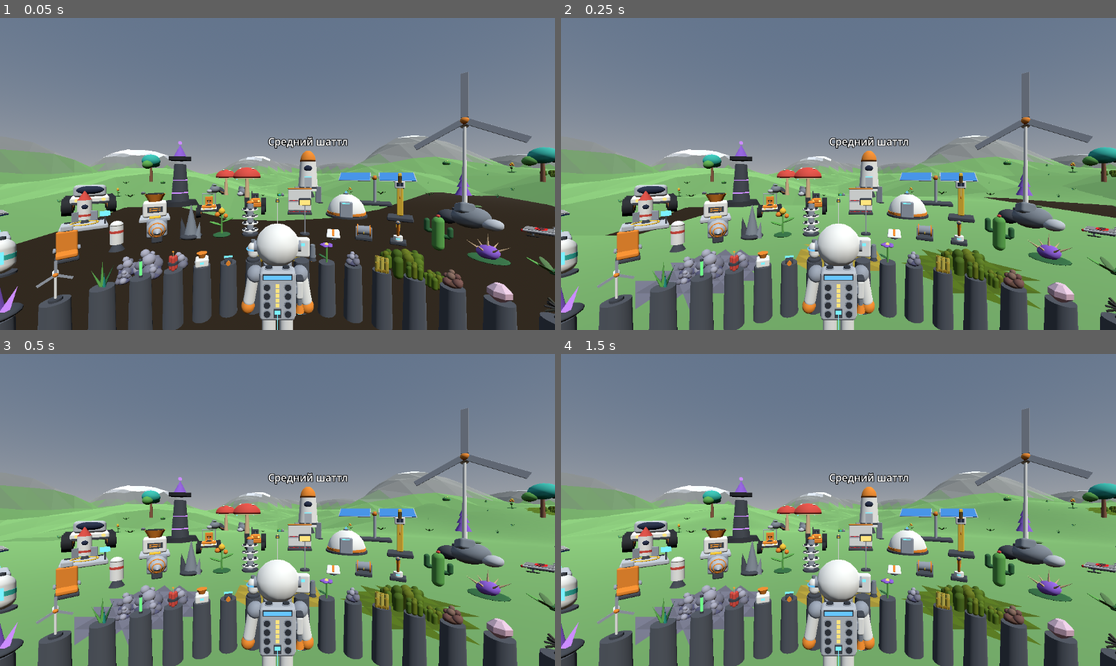
Above: before the commit, frames 1-4 (two rows, left to right).
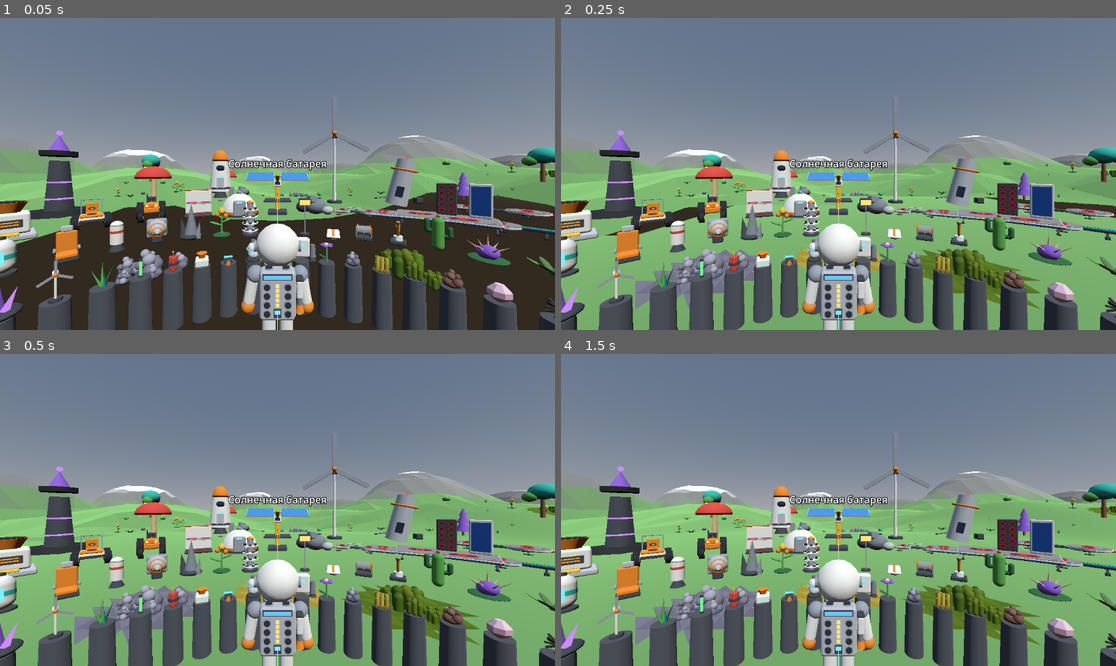
Above: after the commit, the same moments.

Repository: Vano3667/Astro-Planet
Game: Godot game, scene res://main.tscn
Two runs of this game, one before a commit and one after it. Both use one fixed random seed, a clock stepped at 60 frames per second and the inputs below.
Inputs:
- Up to frame 1 (0.05 s): no input
- Up to frame 2 (0.25 s): no input
- Up to frame 3 (0.5 s): no input
- Up to frame 4 (1.5 s): tap Enter at 1.25 s

The runs differ from the first frame. In frame 1, 12% of the frame differs, in the area x 0-100%, y 17-72%; in frame 2, 12%; in frame 3, 12%; in frame 4, 12%.

Commit message:
Набор 7 сверен с описанием природы; добавлены 8 растений (всего в наборе 22)
Описание природы (astro-planet-research, data/appearance/nature.md)
прочитано в новой беседе целиком. Четырнадцать моделей черновика сверены
с ним: формы, цвета и число заметных деталей совпадают со словесным
описанием. Исправлено три модели:
  красный клубок - лозы выше и уже (в описании ширина к высоте 1,1);
  парусник - лезвия собраны плотнее (в описании растение узкое);
  образец-прибор - убран светящийся огонёк, которого в описании нет.
Добавлены по описанию: три опасных растения (полосатый шар, зонт-плевун,
куст-факел) и пять безобидных (ярусная ель, кактус-канделябр,
бочка-колючка, дерево-мачта, куст-кувшин).
Предупреждение «черновик» в шапке файла снято. Картинок этих моделей
агент ещё не видел. Модели стоят только в витрине.

Diff:
--- a/game/models/models_set7.gd
+++ b/game/models/models_set7.gd
@@ -1,19 +1,21 @@
 extends "res://models/models.gd"
-# Model set 7 (DRAFT): plants and research finds.
+# Model set 7: plants and research finds.
 #
-# WHERE THE SHAPES COME FROM - read this before trusting the set.
-# These models were NOT made from the collected appearance descriptions. The file
-# astro-planet-research/data/appearance/nature.md (72 KB) did not reach the agent in the
-# session that wrote this set, so nothing here was checked against it. Shapes, proportions
-# and colors are the agent's own general idea of how such plants look in the reference game;
-# any of them may be wrong. Names, sizes in meters and geometry are own.
-# TO DO for the next session: read nature.md in a fresh conversation, compare every model
-# below with its description, fix or delete what does not match, then remove this warning.
+# WHERE THE SHAPES COME FROM.
+# Made from the word descriptions in astro-planet-research/data/appearance/nature.md
+# (read in full on 2026-11-24, session 22). The first 14 models were written earlier as a
+# draft without that file; in session 22 each of them was compared with its description and
+# three were corrected (bounce_knot, fin_fan, research_device). Eight more plants were added.
+# What is taken from the descriptions: overall shape, width to height ratio where it was
+# measured, colors, number of noticeable details. Sizes in meters, exact geometry and names
+# are own. Where the description says "proportions not found" (pictures with a background),
+# the proportions are own; such models are marked "own proportions" below.
+# A comment like "nature.md: flora 4" is the number of the entry in that section of the file.
 #
-# The models stand only in the showroom (index.gd, CATALOG7). They are not placed on the
-# ground by terrain/scatter.gd and have no behaviour.
-# Written without running the engine and without seeing a picture; checked by
-# tools/check_models.gd. See docs/REVIEW.md for what the agent has really seen.
+# The models stand only in the showroom (CATALOG7). They are not placed on the ground by
+# terrain/scatter.gd and have no behaviour.
+# Written without running the engine. The agent has not seen a picture of any model of this
+# set yet; see docs/REVIEW.md for what the agent has really seen.
 
 const PALETTE7 := {
 	"n_lilac": Color(0.94, 0.85, 0.94),
@@ -51,9 +53,24 @@
 	"n_white": Color(0.94, 0.94, 0.94),
 	"n_belt": Color(0.22, 0.23, 0.25),
 	"n_handle": Color(0.09, 0.66, 0.91),
+	# Added in session 22, colors as measured in nature.md.
+	"n_stripe_blue": Color(0.66, 0.78, 0.91),
+	"n_stripe_lilac": Color(0.78, 0.66, 0.91),
+	"n_magenta": Color(0.78, 0.35, 0.72),
+	"n_fir": Color(0.03, 0.78, 0.66),
+	"n_fir_dark": Color(0.03, 0.62, 0.55),
+	"n_trunk": Color(0.53, 0.41, 0.60),
+	"n_neon": Color(0.03, 0.97, 0.97),
+	"n_flower": Color(0.66, 0.97, 0.03),
+	"n_palemint": Color(0.78, 0.91, 0.91),
+	"n_lime": Color(0.72, 0.97, 0.03),
+	"n_turq": Color(0.03, 0.91, 0.78),
+	"n_jug": Color(0.72, 0.97, 0.97),
+	"n_jug_spot": Color(0.78, 0.97, 0.03),
 }
 
-# Titles are own names. Ring 0 - on pedestals, rings 1 and 2 - on the ground.
+# Titles are own names. Ring 0 - on pedestals, rings 1 to 3 - on the ground, bigger farther.
+# New entries go to the end, so the numbers of the earlier ones on the sheets do not move.
 const CATALOG7 := [
 	{"id": "research_rock", "title": "Образец: минерал", "ring": 0},
 	{"id": "research_lump", "title": "Образец: органика", "ring": 0},
@@ -69,6 +86,14 @@
 	{"id": "gas_horn", "title": "Газовый рог", "ring": 2},
 	{"id": "whip_stalk", "title": "Хлыстень", "ring": 2},
 	{"id": "fin_fan", "title": "Парусник", "ring": 2},
+	{"id": "stripe_balloon", "title": "Полосатый шар", "ring": 2},
+	{"id": "umbrella_spitter", "title": "Зонт-плевун", "ring": 2},
+	{"id": "torch_bush", "title": "Куст-факел", "ring": 2},
+	{"id": "barrel_pod", "title": "Бочка-колючка", "ring": 2},
+	{"id": "jug_bush", "title": "Куст-кувшин", "ring": 2},
+	{"id": "tier_fir", "title": "Ярусная ель", "ring": 3},
+	{"id": "candle_cactus", "title": "Кактус-канделябр", "ring": 3},
+	{"id": "mast_tree", "title": "Дерево-мачта", "ring": 3},
 ]
 
 
@@ -96,6 +121,22 @@
 			return _dome_shooter7()
 		"fin_fan":
 			return _fin_fan7()
+		"stripe_balloon":
+			return _stripe_balloon7()
+		"umbrella_spitter":
+			return _umbrella_spitter7()
+		"torch_bush":
+			return _torch_bush7()
+		"barrel_pod":
+			return _barrel_pod7()
+		"jug_bush":
+			return _jug_bush7()
+		"tier_fir":
+			return _tier_fir7()
+		"candle_cactus":
+			return _candle_cactus7()
+		"mast_tree":
+			return _mast_tree7()
 		"research_rock":
 			return _research_rock7()
 		"research_lump":
@@ -137,9 +178,10 @@
 		a.append(sp(s, s * 0.6, s, px, py, pz, c))
 
 
-# --- plants meant to be dangerous later (appearance only, not checked) -----------
-
-# A pale lilac head on a stem that widens at the ground, small orange spots. About 1 m tall.
+# --- plants meant to be dangerous later (appearance only) ------------------------
+
+# nature.md: flora 1. A pale lilac head on a stem that widens at the ground, small orange
+# spots. Width to height 0.6 as measured. About 1 m tall.
 static func _pop_bulb7() -> Array:
 	var a: Array = [
 		cy(0.30, 0.06, 0.0, 0.03, 0.0, "n_lilac_stem", 0.0, 0.0, 0.0, 0.14, 10),
@@ -151,8 +193,8 @@
 	return a
 
 
-# A cream mushroom dome with a pink rim on a thick short stem, orange spots on the cap.
-# About 0.8 m tall.
+# nature.md: flora 2. A cream mushroom dome with a pink rim on a thick short stem, orange
+# spots on the cap. Width to height 0.9 as measured. About 0.8 m tall.
 static func _spike_cap7() -> Array:
 	var a: Array = [
 		cy(0.36, 0.34, 0.0, 0.17, 0.0, "n_cream_stem", 0.0, 0.0, 0.0, 0.28, 12),
@@ -163,7 +205,8 @@
 	return a
 
 
-# A yellow ball with big red blotches on a dark red skirt. About 1 m, almost round.
+# nature.md: flora 3. A yellow ball with big red blotches on a dark red skirt.
+# About 1 m, almost round as measured.
 static func _puff_ball7() -> Array:
 	var a: Array = [
 		cy(0.90, 0.12, 0.0, 0.06, 0.0, "n_maroon", 0.0, 0.0, 0.0, 0.62, 14),
@@ -174,8 +217,8 @@
 	return a
 
 
-# Low olive pads pressed to the ground, red spikes on top, brown hooks around.
-# About 1.2 m wide and 0.8 m tall.
+# nature.md: flora 4. Low olive pads pressed to the ground, red spikes on top, brown hooks
+# around. Low and wide as measured: about 1.2 m wide and 0.8 m tall.
 static func _spring_pad7() -> Array:
 	var a: Array = []
 	var pads: Array = [Vector3(-0.28, 0.0, -0.12), Vector3(0.26, 0.0, -0.16), Vector3(0.02, 0.0, 0.24), Vector3(-0.05, 0.0, -0.02)]
@@ -192,8 +235,8 @@
 	return a
 
 
-# Two wide flat pink-lilac leaves lying on the ground and an upright tongue between them.
-# About 1.7 m wide and 0.6 m tall.
+# nature.md: flora 5. Two wide flat pink-lilac leaves lying on the ground and an upright
+# tongue between them. Very low and wide as measured: about 1.7 m wide and 0.6 m tall.
 static func _fling_leaf7() -> Array:
 	return [
 		sp(0.86, 0.07, 0.62, -0.44, 0.07, 0.0, "n_pinklilac", 0.0, 0.0, -7.0),
@@ -203,8 +246,9 @@
 	]
 
 
-# A dark green knot of roots with ten red vines that rise and bend down again.
-# About 1.3 m wide and 0.9 m tall.
+# nature.md: flora 6. A dark green knot of roots with ten red vines that rise and bend
+# down again. Width to height 1.1 as measured: about 1.2 m wide and 1.05 m tall.
+# Session 22: the vines were lower and spread wider (1.4 by 0.9 m); made taller and tighter.
 static func _bounce_knot7() -> Array:
 	var a: Array = [
 		sp(0.62, 0.44, 0.62, 0.0, 0.22, 0.0, "n_darkgreen"),
@@ -214,17 +258,18 @@
 	var from := Vector3(0.0, 0.32, 0.0)
 	for k in 10:
 		var yaw: float = 36.0 * float(k) + 9.0 * float(k % 3)
-		var tilt: float = 20.0 + 10.0 * float(k % 3)
-		var rise: float = 0.50 + 0.06 * float(k % 2)
+		var tilt: float = 12.0 + 8.0 * float(k % 3)
+		var rise: float = 0.66 + 0.06 * float(k % 2)
 		a.append(_stick7(0.08, rise, from, "n_vine", tilt, yaw, 0.06, 6))
 		var bend: Vector3 = from + _dir7(tilt, yaw) * rise
 		a.append(sp(0.07, 0.07, 0.07, bend.x, bend.y, bend.z, "n_vine"))
-		a.append(_stick7(0.06, 0.36, bend, "n_vine", tilt + 75.0, yaw + 20.0, 0.015, 6))
-	return a
-
-
-# A tall thin beige stalk with a bud and red claws on top, growing from a lilac bulb
-# with red spiky vines at the ground. About 2.6 m tall.
+		a.append(_stick7(0.06, 0.30, bend, "n_vine", tilt + 80.0, yaw + 20.0, 0.015, 6))
+	return a
+
+
+# nature.md: flora 7. A tall thin beige stalk with a bud and red claws on top, growing from
+# a lilac bulb with red spiky vines at the ground. Width to height 0.4 as measured.
+# About 2.6 m tall.
 static func _whip_stalk7() -> Array:
 	var a: Array = [
 		sp(0.50, 0.44, 0.50, 0.0, 0.22, 0.0, "n_bulb"),
@@ -240,8 +285,25 @@
 	return a
 
 
-# A twisted bright green horn with a row of dark holes on the front and leaf-like growths.
-# About 1.7 m tall.
+# nature.md: flora 8. A group of dark spiky stems, each with a big magenta leaf on top like
+# a torch, lilac bulbs at the ground. Own proportions: about 1 m wide and 1.6 m tall.
+static func _torch_bush7() -> Array:
+	var a: Array = []
+	var spots: Array = [Vector3(0.0, 0.0, 0.0), Vector3(0.34, 0.0, 0.16), Vector3(-0.30, 0.0, 0.20)]
+	var heights: Array = [1.05, 0.80, 0.90]
+	for i in 3:
+		var p: Vector3 = spots[i]
+		var h: float = heights[i]
+		a.append(sp(0.28, 0.24, 0.28, p.x, 0.12, p.z, "n_bulb"))
+		a.append(cy(0.08, h, p.x, 0.12 + h * 0.5, p.z, "n_darkgreen", 0.0, 0.0, 0.0, 0.06, 7))
+		for k in 3:
+			a.append(_stick7(0.04, 0.16, Vector3(p.x, 0.36 + 0.22 * float(k), p.z), "n_darkgreen", 70.0, 120.0 * float(k) + 50.0 * float(i), 0.0, 5))
+		a.append(sp(0.34, 0.56, 0.18, p.x, 0.12 + h + 0.20, p.z, "n_magenta", 0.0, 35.0 * float(i), 0.0))
+	return a
+
+
+# nature.md: flora 9. A twisted bright green horn with a row of dark holes on the front and
+# leaf-like growths. Own proportions. About 1.7 m tall.
 static func _gas_horn7() -> Array:
 	var a: Array = [cy(0.50, 0.10, 0.0, 0.05, 0.0, "n_green_dark", 0.0, 0.0, 0.0, 0.40, 10)]
 	for i in 5:
@@ -257,8 +319,34 @@
 	return a
 
 
-# A squat violet bulb on root legs with a bent neck that carries a red ball; a small red
-# crest on top. About 1.2 m tall. The neck looks to the front (-Z).
+# nature.md: flora 10. A big balloon in vertical pale blue and lilac stripes, five
+# pink-lilac tubes around it with red "eyes" on the ends, lilac balls at the ground.
+# Own proportions: about 1.3 m wide and 1.6 m tall. The stripes are eight upright lobes.
+static func _stripe_balloon7() -> Array:
+	var a: Array = [
+		cy(0.20, 0.70, 0.0, 0.35, 0.0, "n_pinklilac_dark", 0.0, 0.0, 0.0, 0.14, 8),
+		sp(0.70, 0.92, 0.70, 0.0, 1.12, 0.0, "n_stripe_blue"),
+	]
+	for k in 8:
+		var lobe_yaw: float = deg_to_rad(45.0 * float(k))
+		var lobe_color: String = "n_stripe_lilac"
+		if k % 2 == 0:
+			lobe_color = "n_stripe_blue"
+		a.append(sp(0.40, 0.96, 0.40, 0.25 * sin(lobe_yaw), 1.12, 0.25 * cos(lobe_yaw), lobe_color))
+	var from := Vector3(0.0, 0.10, 0.0)
+	for k in 5:
+		var tube_yaw: float = 72.0 * float(k) + 18.0
+		a.append(_stick7(0.11, 0.95, from, "n_pinklilac", 42.0, tube_yaw, 0.09, 7))
+		var tip: Vector3 = from + _dir7(42.0, tube_yaw) * 0.95
+		a.append(sp(0.17, 0.17, 0.17, tip.x, tip.y, tip.z, "n_red"))
+		var low: Vector3 = _dir7(90.0, tube_yaw + 36.0) * 0.30
+		a.append(sp(0.22, 0.20, 0.22, low.x, 0.10, low.z, "n_bulb"))
+	return a
+
+
+# nature.md: flora 11. A squat violet bulb on root legs with a bent neck that carries a red
+# ball; a small red crest on top. Own proportions. About 1.2 m tall. The neck looks to the
+# front (-Z).
 static func _spit_bulb7() -> Array:
 	var a: Array = [sp(0.72, 0.56, 0.72, 0.0, 0.38, 0.0, "n_violet")]
 	for k in 4:
@@ -278,8 +366,8 @@
 	return a
 
 
-# A dark green dome that sits in the ground with an orange star of spikes on the top.
-# About 0.9 m wide and 0.95 m tall.
+# nature.md: flora 12. A dark green dome that sits in the ground with an orange star of
+# spikes on the top. Own proportions: about 0.9 m wide and 0.95 m tall.
 static func _dome_shooter7() -> Array:
 	var a: Array = [
 		cy(0.92, 0.30, 0.0, 0.15, 0.0, "n_darkgreen", 0.0, 0.0, 0.0, 0.86, 16),
@@ -292,26 +380,136 @@
 	return a
 
 
-# --- a harmless plant ----------------------------------------------------------
-
-# A bundle of five flat pale blue blades like sails, a yellow base, pink tips.
-# About 1.3 m tall.
+# nature.md: flora 13 (the surface kind). A folded umbrella of eight dark green leaf
+# segments with red-orange edges on a short stem. Own proportions: about 0.8 m wide and
+# 1.3 m tall.
+static func _umbrella_spitter7() -> Array:
+	var apex := Vector3(0.0, 1.20, 0.0)
+	var a: Array = [
+		cy(0.22, 0.30, 0.0, 0.15, 0.0, "n_green_dark", 0.0, 0.0, 0.0, 0.14, 8),
+		cy(0.10, 0.92, 0.0, 0.74, 0.0, "n_green_dark", 0.0, 0.0, 0.0, 0.06, 8),
+		sp(0.16, 0.14, 0.16, 0.0, 1.22, 0.0, "n_darkgreen"),
+	]
+	for k in 8:
+		var yaw: float = 45.0 * float(k)
+		var down: Vector3 = _dir7(158.0, yaw)
+		var mid: Vector3 = apex + down * 0.40
+		a.append(sp(0.24, 0.82, 0.07, mid.x, mid.y, mid.z, "n_darkgreen", 158.0, yaw, 0.0))
+		var edge: Vector3 = apex + down * 0.80
+		a.append(sp(0.22, 0.10, 0.08, edge.x, edge.y, edge.z, "n_orange", 158.0, yaw, 0.0))
+	return a
+
+
+# --- harmless plants -------------------------------------------------------------
+
+# nature.md: harvestable group, the first plant. A bundle of five flat pale blue blades like
+# sails, a yellow base, pink tips. About 1.3 m tall.
+# Session 22: the blades were spread to 1.2 m; the description gives a narrow plant
+# (width to height about 0.56, a rough figure), so they are gathered to about 0.8 m.
 static func _fin_fan7() -> Array:
 	var a: Array = [sp(0.42, 0.22, 0.32, 0.0, 0.11, 0.0, "n_yellow_soft")]
 	for k in 5:
 		var side: float = float(k) - 2.0
-		var lean: float = side * 15.0
+		var lean: float = side * 8.0
 		var r: float = deg_to_rad(lean)
 		var blade: float = 1.15 - 0.12 * absf(side)
-		var depth: float = 0.03 * side
+		var depth: float = 0.04 * side
 		a.append(sp(0.30, blade, 0.05, -sin(r) * blade * 0.5, 0.14 + cos(r) * blade * 0.5, depth, "n_paleblue", 0.0, 0.0, lean))
 		a.append(sp(0.12, 0.10, 0.06, -sin(r) * blade, 0.14 + cos(r) * blade, depth, "n_pink"))
 	return a
 
 
+# nature.md: tappable plant 1. A tall conifer: a cone of flat tiers on a thin trunk.
+# Turquoise-green crown, grey-lilac trunk. Width to height 0.57 as measured:
+# about 3.4 m wide and 6.3 m tall (own size).
+static func _tier_fir7() -> Array:
+	var a: Array = [cy(0.34, 5.6, 0.0, 2.8, 0.0, "n_trunk", 0.0, 0.0, 0.0, 0.10, 8)]
+	var widths: Array = [3.4, 2.9, 2.3, 1.7, 1.15, 0.65]
+	for i in 6:
+		var w: float = widths[i]
+		var tier_y: float = 1.5 + 0.78 * float(i)
+		var tier_color: String = "n_fir"
+		if i % 2 == 1:
+			tier_color = "n_fir_dark"
+		a.append(cy(w, 0.34, 0.0, tier_y, 0.0, tier_color, 0.0, 22.0 * float(i), 0.0, w * 0.30, 9))
+	a.append(cy(0.36, 0.60, 0.0, 6.0, 0.0, "n_fir", 0.0, 0.0, 0.0, 0.0, 8))
+	return a
+
+
+# nature.md: tappable plant 2. A branching cactus: a trunk and three side arms that turn up.
+# Neon turquoise body, lime green flowers. Width to height 0.58 as measured:
+# about 1.3 m wide and 2.3 m tall (own size). Not glowing: the description is not sure.
+static func _candle_cactus7() -> Array:
+	var a: Array = [
+		cy(0.40, 2.10, 0.0, 1.05, 0.0, "n_neon", 0.0, 0.0, 0.0, 0.34, 10),
+		sp(0.34, 0.30, 0.34, 0.0, 2.10, 0.0, "n_neon"),
+		sp(0.20, 0.12, 0.20, 0.0, 2.26, 0.0, "n_flower"),
+	]
+	var yaws: Array = [20.0, 150.0, 265.0]
+	var starts: Array = [0.75, 1.10, 0.95]
+	var arms: Array = [1.00, 0.80, 0.60]
+	for i in 3:
+		var yaw: float = yaws[i]
+		var y0: float = starts[i]
+		var arm: float = arms[i]
+		var out: Vector3 = _dir7(90.0, yaw) * 0.52
+		a.append(_stick7(0.24, 0.52, Vector3(0.0, y0, 0.0), "n_neon", 90.0, yaw, 0.22, 8))
+		a.append(sp(0.26, 0.26, 0.26, out.x, y0, out.z, "n_neon"))
+		a.append(cy(0.24, arm, out.x, y0 + arm * 0.5, out.z, "n_neon", 0.0, 0.0, 0.0, 0.20, 8))
+		a.append(sp(0.20, 0.20, 0.20, out.x, y0 + arm, out.z, "n_neon"))
+		a.append(sp(0.16, 0.10, 0.16, out.x, y0 + arm + 0.10, out.z, "n_flower"))
+	return a
+
+
+# nature.md: tappable plant 3. A barrel cactus: a round ribbed body with a tuft of light
+# spines on top. Pale green. Width to height 0.77 as measured: about 0.9 m wide and
+# 1.25 m tall (own size).
+static func _barrel_pod7() -> Array:
+	var a: Array = [sp(0.84, 1.05, 0.84, 0.0, 0.52, 0.0, "n_palemint")]
+	for k in 10:
+		var rib_yaw: float = deg_to_rad(36.0 * float(k))
+		a.append(sp(0.18, 0.80, 0.18, 0.36 * sin(rib_yaw), 0.52, 0.36 * cos(rib_yaw), "n_lime"))
+	for k in 6:
+		a.append(_stick7(0.035, 0.26, Vector3(0.0, 1.00, 0.0), "n_cream", 10.0 + 9.0 * float(k % 3), 60.0 * float(k), 0.0, 5))
+	return a
+
+
+# nature.md: tappable plant 4. A very tall thin tree: a pale blue trunk with a few turquoise
+# leaves and a "tail" on top. Width to height 0.19 as measured: about 1.6 m wide and
+# 7.9 m tall (own size).
+static func _mast_tree7() -> Array:
+	var a: Array = [
+		cy(0.60, 0.20, 0.0, 0.10, 0.0, "n_paleblue", 0.0, 0.0, 0.0, 0.36, 8),
+		cy(0.34, 7.2, 0.0, 3.6, 0.0, "n_paleblue", 0.0, 0.0, 0.0, 0.10, 8),
+		sp(0.22, 0.30, 0.22, 0.0, 7.2, 0.0, "n_turq"),
+		_stick7(0.10, 0.90, Vector3(0.0, 7.2, 0.0), "n_paleblue", 35.0, 60.0, 0.02, 6),
+	]
+	for k in 6:
+		var yaw: float = 140.0 * float(k)
+		var out: Vector3 = _dir7(90.0, yaw) * 0.42
+		a.append(sp(0.30, 0.08, 0.80, out.x, 2.2 + 0.85 * float(k), out.z, "n_turq", 0.0, yaw, 0.0))
+	return a
+
+
+# nature.md: tappable plant 5. A low bush like a pot-bellied jug: round lobes and a short
+# neck. Pale blue body, lime green spots. Width to height 0.68 as measured: about 0.78 m
+# wide and 1.0 m tall (own size).
+static func _jug_bush7() -> Array:
+	var a: Array = [
+		sp(0.56, 0.78, 0.56, 0.0, 0.42, 0.0, "n_jug"),
+		cy(0.24, 0.24, 0.0, 0.90, 0.0, "n_jug", 0.0, 0.0, 0.0, 0.32, 10),
+	]
+	for k in 5:
+		var lobe_yaw: float = deg_to_rad(72.0 * float(k))
+		a.append(sp(0.40, 0.70, 0.40, 0.19 * sin(lobe_yaw), 0.40, 0.19 * cos(lobe_yaw), "n_jug"))
+	_spots7(a, 7, Vector3(0.0, 0.42, 0.0), Vector3(0.37, 0.36, 0.37), 0.10, "n_jug_spot", -10.0, 55.0, 20.0)
+	return a
+
+
 # --- research finds (a medium item: about two small slots wide) -------------------
 
-# A brown boulder with green crystals sticking out.
+# nature.md: research, mineral kind, example 1. A brown boulder with four green crystals
+# sticking out (the description gives 2 to 6).
 static func _research_rock7() -> Array:
 	var a: Array = [
 		cy(0.62, 0.34, 0.0, 0.17, 0.0, "n_rock", 0.0, 20.0, 0.0, 0.44, 6),
@@ -322,7 +520,8 @@
 	return a
 
 
-# A round teal lump in a cup with lilac fronds and light bubbles.
+# nature.md: research, organic kind, example 1. A round teal lump in a cup with lilac fronds
+# and light bubbles.
 static func _research_lump7() -> Array:
 	var a: Array = [
 		cy(0.44, 0.20, 0.0, 0.10, 0.0, "n_cup", 0.0, 0.0, 0.0, 0.56, 10),
@@ -338,7 +537,9 @@
 	return a
 
 
-# A white drum with a dark belt, a blue carrying handle on the side and a small light on top.
+# nature.md: research, device kind, example 1. A white plump drum with a dark belt, a blue
+# carrying handle on the side and a blue insert on top.
+# Session 22: the insert was a glowing light; the description shows nothing glowing.
 static func _research_device7() -> Array:
 	return [
 		cy(0.44, 0.05, 0.0, 0.025, 0.0, "n_belt", 0.0, 0.0, 0.0, -1.0, 16),
@@ -346,5 +547,5 @@
 		cy(0.54, 0.09, 0.0, 0.23, 0.0, "n_belt", 0.0, 0.0, 0.0, -1.0, 16),
 		sp(0.50, 0.16, 0.50, 0.0, 0.41, 0.0, "n_white"),
 		rb(0.07, 0.22, 0.16, 0.30, 0.23, 0.0, "n_handle", 0.02),
-		cy(0.12, 0.03, 0.0, 0.495, 0.0, "glow_cyan", 0.0, 0.0, 0.0, -1.0, 12),
-	]
+		cy(0.12, 0.03, 0.0, 0.495, 0.0, "n_handle", 0.0, 0.0, 0.0, -1.0, 12),
+	]
